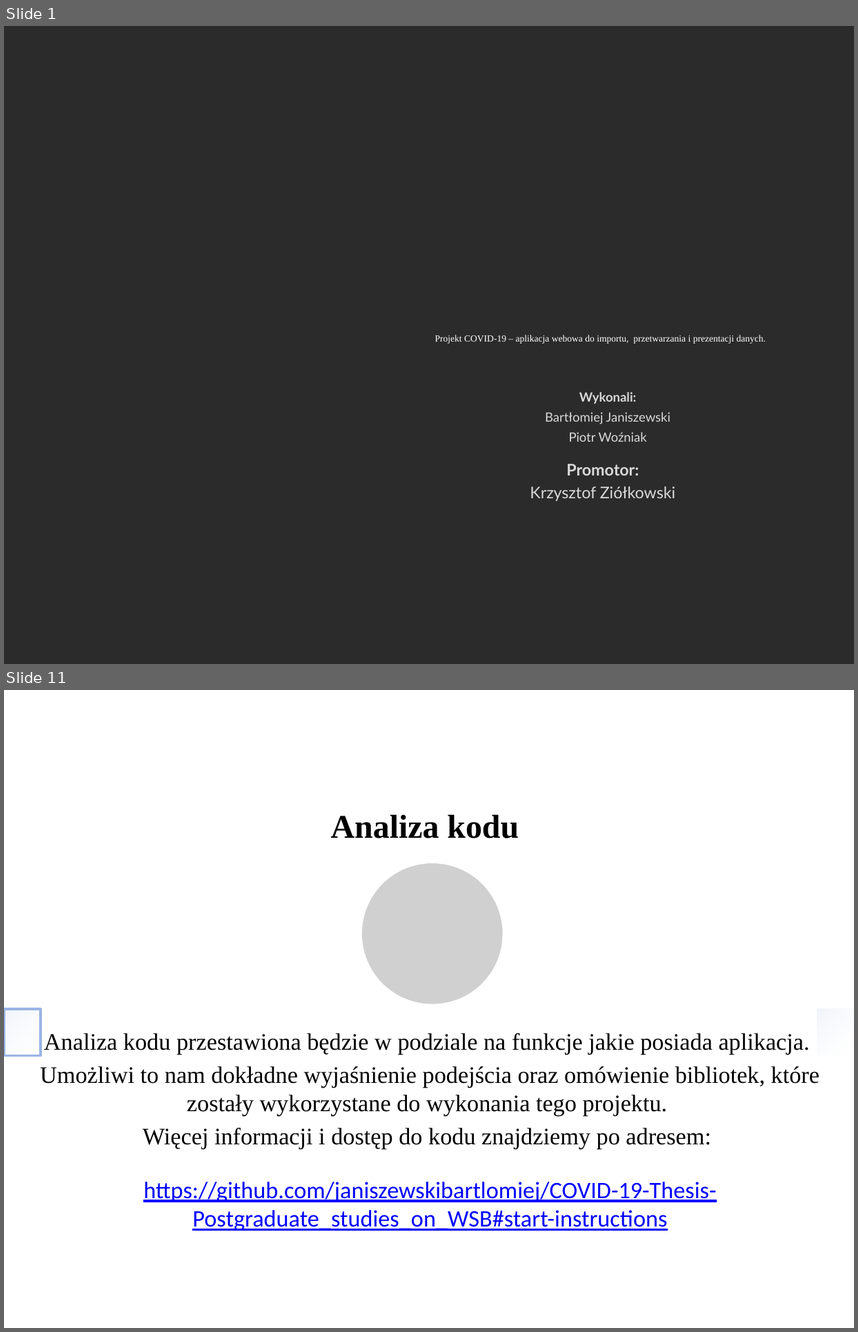
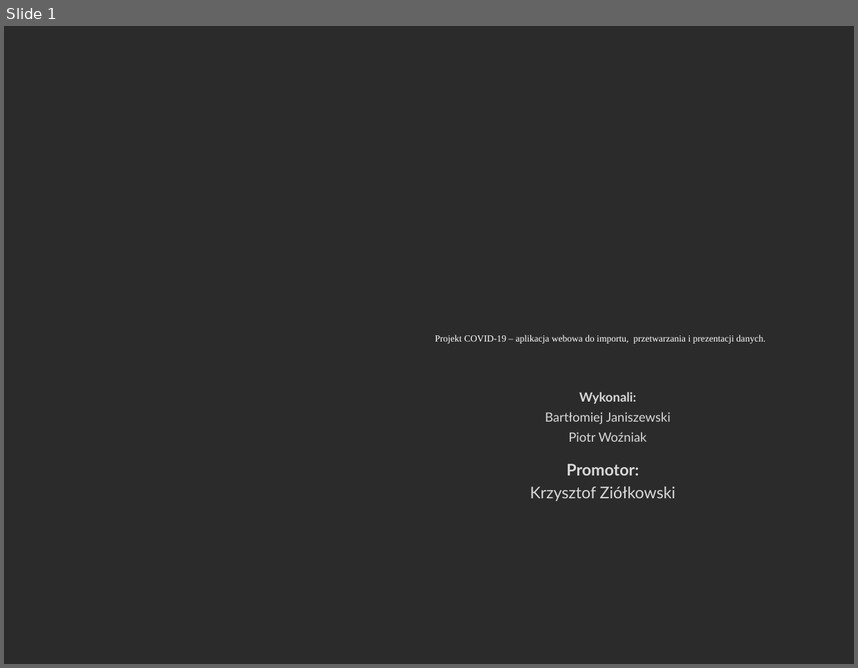
Before and after one commit to janiszewskibartlomiej/COVID-19-Thesis-Postgraduate_studies_on_WSB, a slide deck: docs/WSB_prezentacja_pracy_dyplomowej.pptx. Shown one above the other, each under a label of ours: slides 1 and 11 before the commit, slide 1 after it; the slides between them are not shown. The pictures are 858x1332 and 858x668 pixels, drawn with LibreOffice and Linux fonts; fonts in the diff are those of the drawing; grey boxes stand for pictures; background and template pictures are left out; a plain dark background stands for a picture behind light text. Boxes give left, top, right and bottom in pixels: in the first picture for what was removed or moved away, otherwise in the second. Text is boxed around its words. In the diff, an @@ line names an element or a change of style, - is before the commit and + after.

```diff
--- a/docs/WSB_prezentacja_pracy_dyplomowej.pptx
+++ b/docs/WSB_prezentacja_pracy_dyplomowej.pptx
@@ slide 11 removed at [4,690,854,1328], background picture (left out) @@
@@ text removed at [331,814,519,838] @@
-Analiza kodu
@@ picture removed at [362,863,502,1004] @@
@@ rectangle removed at [4,1009,41,1056] @@
@@ rectangle removed at [4,1009,41,1056] @@
@@ rectangle removed at [818,1009,854,1056] @@
@@ text removed at [40,1033,820,1230] @@
-Analiza kodu przestawiona będzie w podziale na funkcje jakie posiada aplikacja.
-Umożliwi to nam dokładne wyjaśnienie podejścia oraz omówienie bibliotek, które zostały wykorzystane do wykonania tego projektu.
-Więcej informacji i dostęp do kodu znajdziemy po adresem:
-https://github.com/janiszewskibartlomiej/COVID-19-Thesis-Postgraduate_studies_on_WSB#start-instructions
```
Also in this commit, not shown: 7 slides changed, 6 slides added, 3 other slides removed, 1 other file.
